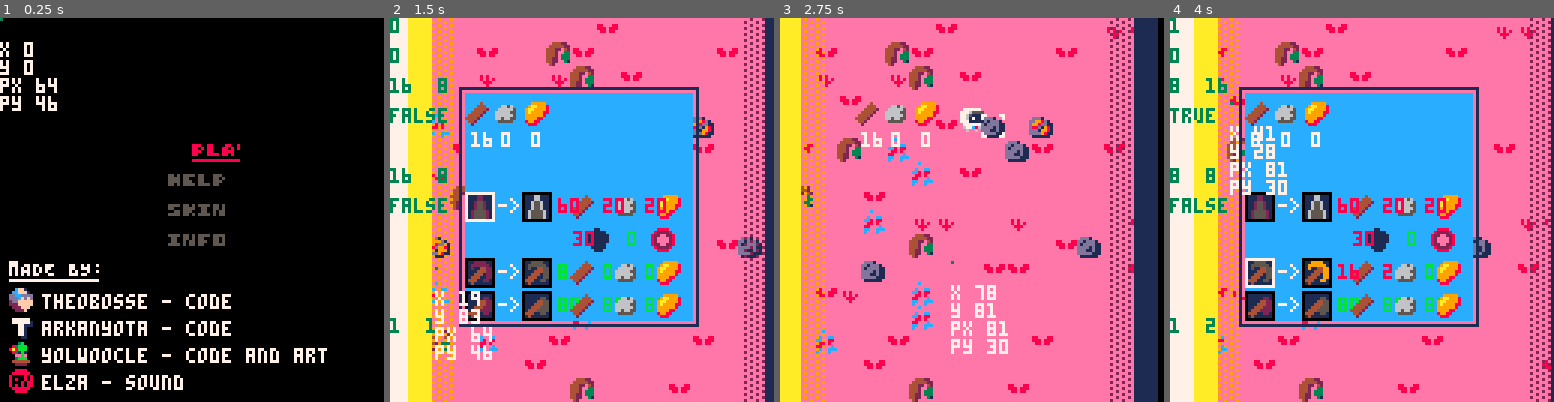
Above: before the commit, frames 1-4 (left to right).
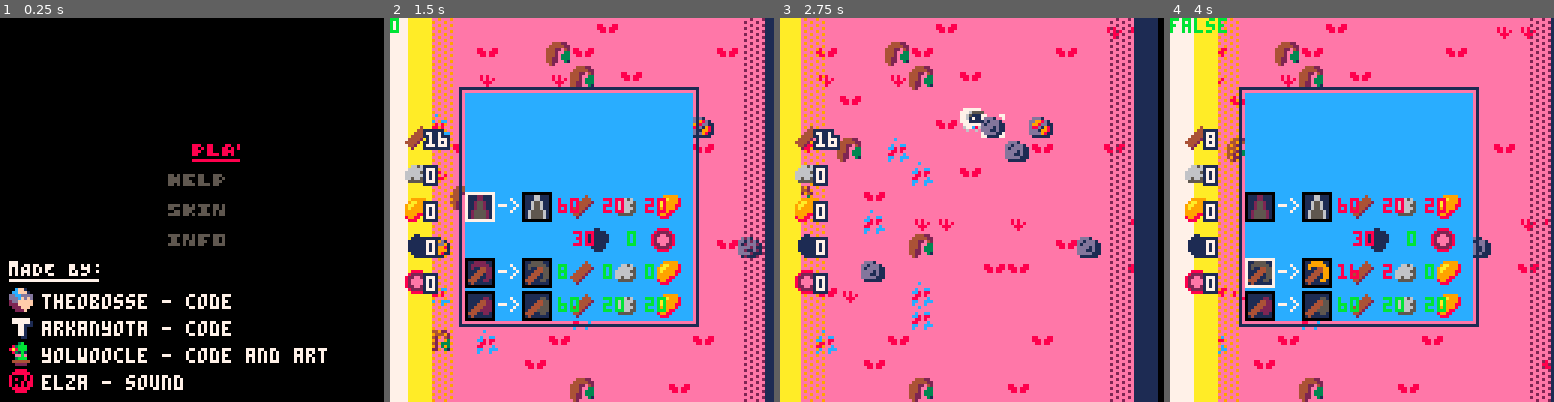
Above: after the commit, the same moments.

Repository: ARKANYOTA/ludumdare47
Game: PICO-8 cartridge arkanv1.p8
The game is run twice, just before and just after one commit, with the same random seed, the same clock (stepped at 60 frames per second) and the same inputs.
Inputs (mouse positions are in pixels of both pictures, inside the frame that each line leads up to):
- Up to frame 1 (0.25 s): no input
- Up to frame 2 (1.5 s): tap X (X key) at 0.33, 1.07 s; click (670, 121) at 0.67 s; tap O (Z key) at 0.7 s; click (436, 267) at 1.22 s
- Up to frame 3 (2.75 s): hold Right 1.6-2.1 s; tap O (Z key) at 1.7, 2.1, 2.5 s; click (887, 114) at 1.77 s; tap X (X key) at 1.85 s; hold Up 2.15-2.42 s; click (952, 259) at 2.32 s; hold Right from 2.47 s (still down)
- Up to frame 4 (4 s): click (1404, 106) at 2.87 s; tap O (Z key) at 2.9, 3.3, 3.7 s; tap X (X key) at 2.97 s; release Right at 3.03 s; hold Left 3.08-3.58 s; click (1465, 256) at 3.42 s; hold Down 3.63-3.97 s; click (1231, 102) at 3.97 s

The runs differ from the first frame. In frame 1, 0.8% of the frame differs, in the area x 0-15%, y 0-25%; in frame 2, 5.3%, in the area x 0-72%, y 0-90%; in frame 3, 4.0%; in frame 4, 5.3%.

Commit message:
nouveau tuc

Diff:
--- a/arkanv1.p8
+++ b/arkanv1.p8
@@ -43,7 +43,7 @@
 f=1
 pmax = 3
 amax = 3
-fmax = 3
+fmax = 4
 inv={w=16,s=0,i=0,c=0,m=0}
 open=false
 --requied item
@@ -189,8 +189,14 @@
 		    lx-=8
 		  end
 
-		  print(pe.."%",lx,ly)
-		  color(0)
+		  z=0
+		  t=0
+		  for t=-1,1 do
+					for z=-1,1 do
+						print(pe.."%",t+lx,z+ly,1)
+		  	end
+				end
+		  		print(pe.."%",lx,ly,7)
 		end
 
 		--inventory
@@ -203,6 +209,29 @@
 		drawhotbar()
 	end
 
+
+end
+-->8
+--debug
+function debug()
+--[[
+		color(7)
+		rectfill(-60+x,14,x-25,90,0)
+		color(7)
+		printui("x: "..x,1,16)
+		printui("y: "..y,1,22)
+		printui("cx: "..cx,1,28)
+		printui("cy: "..cy,1,34)
+		printui("a: "..a,1,100)
+		printui("p: "..p,1,108)
+
+		printui("mt: "..mt,1,52)
+		printui("safe: "..safex,1,70)
+		printui("dead: "..tostr(dead),1,76)
+		printui("😐spr: "..mget(cux/8, cuy/8),1,46)
+		printui("curs tag: "..fget(mget(cux/8, cuy/8)),1,82)
+
+		]]
 		moux=stat(32)
 		mouy=stat(33)
 		pset(moux+cx,mouy,3)
@@ -212,26 +241,6 @@
 		print("y "..mouy)
 		print("px "..x)
 		print("py "..y)
-end
--->8
---debug
-function debug()
-		color(7)
-		rectfill(-60+x,14,x-25,90,0)
-		color(7)
-		printui("x: "..x,1,16)
-		printui("y: "..y,1,22)
-		printui("cx: "..cx,1,28)
-		printui("cy: "..cy,1,34)
-		printui("a: "..a,1,100)
-		printui("p: "..p,1,108)
-
-		printui("mt: "..mt,1,52)
-		printui("safe: "..safex,1,70)
-		printui("dead: "..tostr(dead),1,76)
-		printui("😐spr: "..mget(cux/8, cuy/8),1,46)
-		printui("curs tag: "..fget(mget(cux/8, cuy/8)),1,82)
-
 end
 -->8
 --functions
@@ -504,13 +513,28 @@
 
 -->8
 function drawhotbar()
- spr(96,cx+25,cy+28)
-	spr(97,cx+35,cy+28)
-	spr(98,cx+45,cy+28)
+ spr(96 ,cx+5,36)
+	spr(97 ,cx+5,48)
+	spr(98 ,cx+5,60)
+	spr(99 ,cx+5,72)
+	spr(100,cx+5,84)
 	color(7)
-	printui(inv.w,27,38)
-	printui(inv.s,37,38)
-	printui(inv.i,47,38)
+	z=0
+	t=0
+	for t=-1,1 do
+		for z=-1,1 do
+			printui(inv.w,t+12,z+38,1)
+			printui(inv.s,t+12,z+50,1)
+			printui(inv.i,t+12,z+62,1)
+			printui(inv.c,t+12,z+74,1)
+			printui(inv.m,t+12,z+86,1)
+		end
+	end
+		printui(inv.w,t+12,z+38)
+		printui(inv.s,t+12,z+50)
+		printui(inv.i,t+12,z+62)
+		printui(inv.c,t+12,z+74)
+		printui(inv.m,t+12,z+86)
 end
 
 function invsee()
@@ -576,7 +600,7 @@
 		spr(100,cx+87,70)
 		printui(req.f.m[f],79,71, mcolor)
 	else
-		printui("max lvl reached",37,82, 11)
+		printui("max lvl reached",37,59, 11)
 	end
 
 	--pioche
@@ -585,36 +609,40 @@
 	rectfill(cx+25, 80, cx+25+9, 80+9, 1)
 	spr(68+p, cx+26, 81)
 
-	--pioche vers upgrade
-    rectfill(cx+44, 80, cx+44+9, 80+9, 1)
-    rect(cx+44, 80, cx+44+9, 80+9, 0)
-	spr(69+p, cx+45, 81)
-	--fleche entre 2
-	printui("->",36,82)
-
-	--couleur du chiffre avant
-	if inv.w < req.p.w[p] then
-		wcolor = 8 else wcolor = 11
-	end
-
-	if inv.s < req.p.s[p] then
-		scolor = 8 else scolor = 11
-	end
-
-	if inv.i < req.p.i[p] then
-		icolor = 8 else icolor = 11
-	end
-
-	--chiffre et sprite de ce que
-	--on a besoin pour craft
-	spr(96,cx+60,81)
-	printui(req.p.w[p],56,82, wcolor)
-
-	spr(97,cx+75,81)
-	printui(req.p.s[p],71,82, scolor)
-
-	spr(98,cx+89,81)
-	printui(req.p.i[p],85,82, icolor)
+	if pmax>=p then
+		--pioche vers upgrade
+	    rectfill(cx+44, 80, cx+44+9, 80+9, 1)
+	    rect(cx+44, 80, cx+44+9, 80+9, 0)
+		spr(69+p, cx+45, 81)
+		--fleche entre 2
+		printui("->",36,82)
+
+		--couleur du chiffre avant
+		if inv.w < req.p.w[p] then
+			wcolor = 8 else wcolor = 11
+		end
+
+		if inv.s < req.p.s[p] then
+			scolor = 8 else scolor = 11
+		end
+
+		if inv.i < req.p.i[p] then
+			icolor = 8 else icolor = 11
+		end
+
+		--chiffre et sprite de ce que
+		--on a besoin pour craft
+		spr(96,cx+60,81)
+		printui(req.p.w[p],56,82, wcolor)
+
+		spr(97,cx+75,81)
+		printui(req.p.s[p],71,82, scolor)
+
+		spr(98,cx+89,81)
+		printui(req.p.i[p],85,82, icolor)
+	else
+		printui("max lvl reached",37,81, 11)
+	end
 
 
 	--hache
@@ -624,11 +652,8 @@
 	spr(84+a, cx+26, 92)
 
 
-
-
-
 	if amax>=a then
-		--pioche vers upgrade
+		--hache vers upgrade
 	    rectfill(cx+44, 91, cx+44+9, 91+9, 1)
 	    rect(cx+44, 91, cx+44+9, 91+9, 0)
 		spr(85+a, cx+45, 92)
@@ -658,34 +683,10 @@
 
 		spr(98,cx+89,92)
 		printui(req.f.i[f],85,93, icolor)
+
 	else
 		printui("max lvl reached",37,92, 11)
 	end
-
-	--couleur du chiffre avant
-	if inv.w < req.a.w[a] then
-		wcolor = 8 else	wcolor = 11
-	end
-
-	if inv.s < req.a.s[a] then
-		scolor = 8 else scolor = 11
-	end
-
-	if inv.i < req.a.i[a] then
-		icolor = 8 else icolor = 11
-	end
-
-	--chiffre et sprite de ce que
-	--on a besoin pour craft
-	spr(96,cx+60,92)
-	printui(req.a.w[a],56,93, wcolor)
-
-	spr(97,cx+75,92)
-	printui(req.a.s[a],71,93, scolor)
-
-	spr(98,cx+89,92)
-	printui(req.a.i[a],85,93, icolor)
-
 
 	--selected object
 	--contour
@@ -707,16 +708,7 @@
 		rect(cx+25, 91, cx+25+9, 91+9, 0)
 	end
 
-	--crafting
-	--pioche
-	printui(sobj, 0,0, 3)
-	printui(debugvar, 0,10, 3)
-	printui(a.."  "..p, 0,100, 3)
-	printui(inv.w.."  "..req.p.w[p], 0,20, 3)
-	printui(inv.w < req.p.w[p], 0,30, 3)
-
-	printui(inv.w.."  "..req.a.w[a], 0,50, 3)
-	printui(inv.w < req.a.w[a], 0,60, 3)
+	printui(debugvar,0,0,11)
 end
 
 
@@ -733,16 +725,17 @@
 
   if btnp(🅾️) then
  	if sobj==0 then --fusee
- 	 --[[if not (req.f[p] == nil )and
- 	 		 not (inv.w < req.p.w[p]) and
-	 	 	 not (inv.s < req.p.s[p]) and
- 	  	 not (inv.i < req.p.i[p]) then
- 			inv.w -= req.p.w[p]
- 			inv.s -= req.p.s[p]
- 			inv.i -= req.p.i[p]
- 			p+=1
-
- 		end]]
+ 	debugvar = (req.f.w[f] == nil)
+ 	 if not (req.f.w[f] == nil)and
+ 	 		 not (inv.w < req.f.w[f]) and
+	 	 	 not (inv.s < req.f.s[f]) and
+ 	  	 not (inv.i < req.f.i[f]) then
+ 			inv.w -= req.f.w[f]
+ 			inv.s -= req.f.s[f]
+ 			inv.i -= req.f.i[f]
+ 			f+=1
+
+ 		end
  	end
 
  	if sobj==1 then --pioche
@@ -771,23 +764,25 @@
 
   end
 end
+-->8
+
 __gfx__
-00000000066666600666666006666660077777700777777007777770077777700777777007777770077777700000000000000000000000000000000000000000
-00000000677775566777755667777556765555677655556776555567777655557776555555556777555567770000000000000000000000000000000000000000
-00700700777775577777755777777557751111577511115775111157776511117765111111115677111156770000000000000000000000000000000000000000
-00077000777775777777757777777577717111177171111771711117776171117761711111171677111716770000000000000000000000000000000000000000
-00077000677775766777757667777576711111177111111771111117777111117771111111111777111117770000000000000000000000000000000000000000
-00700700076666600766666007666660077777700777777007777770077777700777777007777770077777700000000000000000000000000000000000000000
-00000000067777606077770606777760067c8760607c8706067c87600677c8606077c806068c7760608c77060000000000000000000000000000000000000000
-00000000006006000060000000000600006006000000060000600000006006000600006000600600060000600000000000000000000000000000000000000000
-77000077055555500555555005555550099999900999999009999990099999900999999009999990099999900000000000000000000000000000000000000000
-70000007599995555999955559999555995555999955559999555599999555559995555555555999555559990000000000000000000000000000000000000000
-00000000999995599999955999999559951111599511115995111159995511119955111111115599111155990000000000000000000000000000000000000000
-00000000999995999999959999999599919111199191111991911119995191119951911111191599111915990000000000000000000000000000000000000000
-00000000599995955999959559999595911111199111111991111119999111119991111111111999111119990000000000000000000000000000000000000000
-00000000095555500955555009555550099999900999999009999990099999900999999009999990099999900000000000000000000000000000000000000000
-70000007059999505099990505999950059c8950509c8905059c89500599c8505099c805058c9950508c99050000000000000000000000000000000000000000
-77000077005005000050000000000500005005000000050000500000005005000500005000500500050000500000000000000000000000000000000000000000
+00000000066666600666666006666660077777700777777007777770077777700777777007777770077777700787997000878000008900000000000000000000
+00000000677775566777755667777556765555677655556776555567777655557776555555556777555567777685599780858900809089000000890000000000
+00700700777775577777755777777557751111577511115775111157776511117765111111115677111156777881199988881989888899890088900900000000
+00077000777775777777757777777577717111177171111771711117776171117761711111171677111716777881191908811899089989990099890900000000
+00077000677775766777757667777576711111177111111771111117777111117771111111111777111117778881111988881199898889990098809900000000
+00700700076666600766666007666660077777700777777007777770077777700777777007777770077777708788979087888790898888900089889000900000
+00000000067777606077770606777760067c8760607c8706067c87600677c8606077c806068c7760608c77060888896008888960088889800888898000009000
+00000000006006000060000000000600006006000000060000600000006006000600006000600600060000600080090000800900008889000088890000088000
+77000077055555500555555005555550099999900999999009999990099999900999999009999990099999900777ccc00cccccc0ccccccc0cccccccc00000000
+7000000759999555599995555999955599555599995555999955559999955555999555555555599955555999c655556cc6c5556ccccc5ccccc0ccc0ccc00ccc0
+00000000999995599999955999999559951111599511115995111159995511119955111111115599111155997511115c7cc1ccccccccccccccc0cccc0c0000c0
+0000000099999599999995999999959991911119919111199191111999519111995191111119159911191599cc711117cc71c117ccccc11ccc000cccc00000c0
+00000000599995955999959559999595911111199111111991111119999111119991111111111999111119997cc11c177cc11c17ccc1cccccc00cc0c00000000
+00000000095555500955555009555550099999900999999009999990099999900999999009999990099999900cc777c00ccc7cc0ccccccccccc0c0cc0c000000
+70000007059999505099990505999950059c8950509c8905059c89500599c8505099c805058c9950508c9905067c87c00ccc8cc0ccccccccc0cccccc00c00c00
+77000077005005000050000000000500005005000000050000500000005005000500005000500500050000500060060000c0060000cc0c00cccccccc00000000
 00000000055555500555555005555550088888800888888008888880088888800888888008888880088888800000000000000000000000000000000000000000
 00000000588885555888855558888555885555888855558888555588888555558885555555555888555558880000000000000000000000000000000000000000
 00000000888885588888855888888558851111588511115885111158885511118855111111115588111155880000000000000000000000000000000000000000
